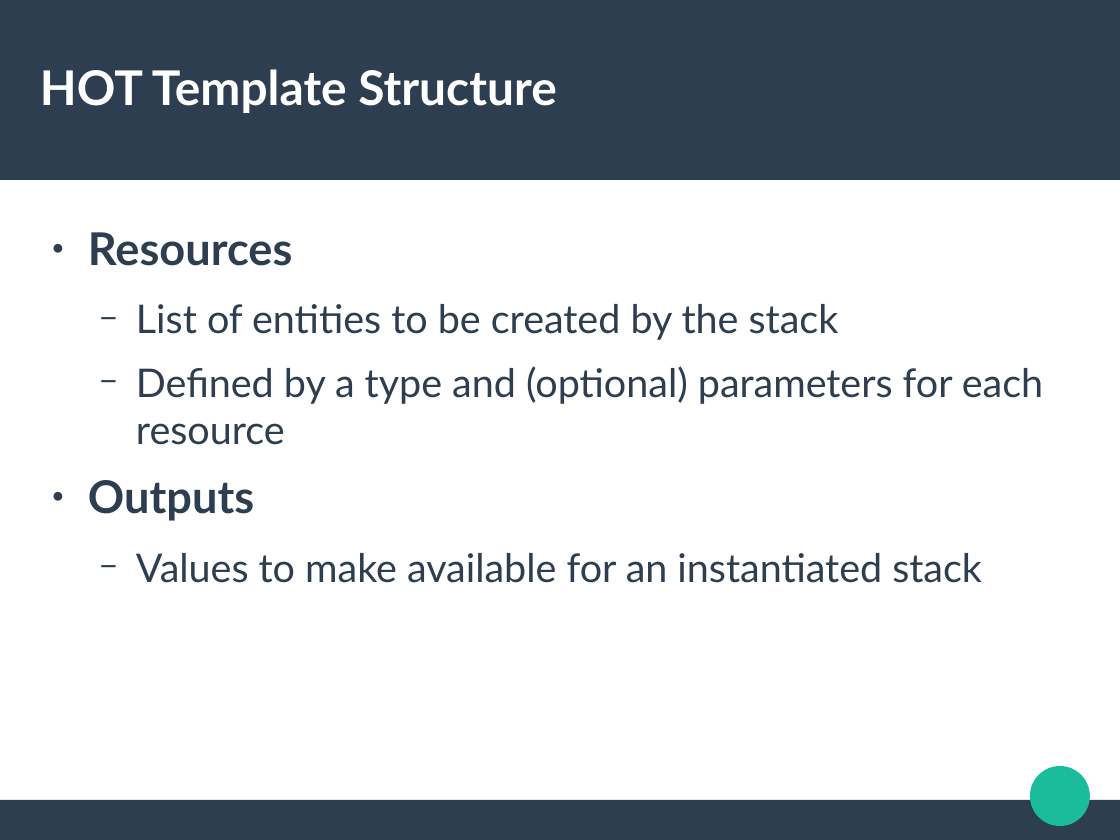
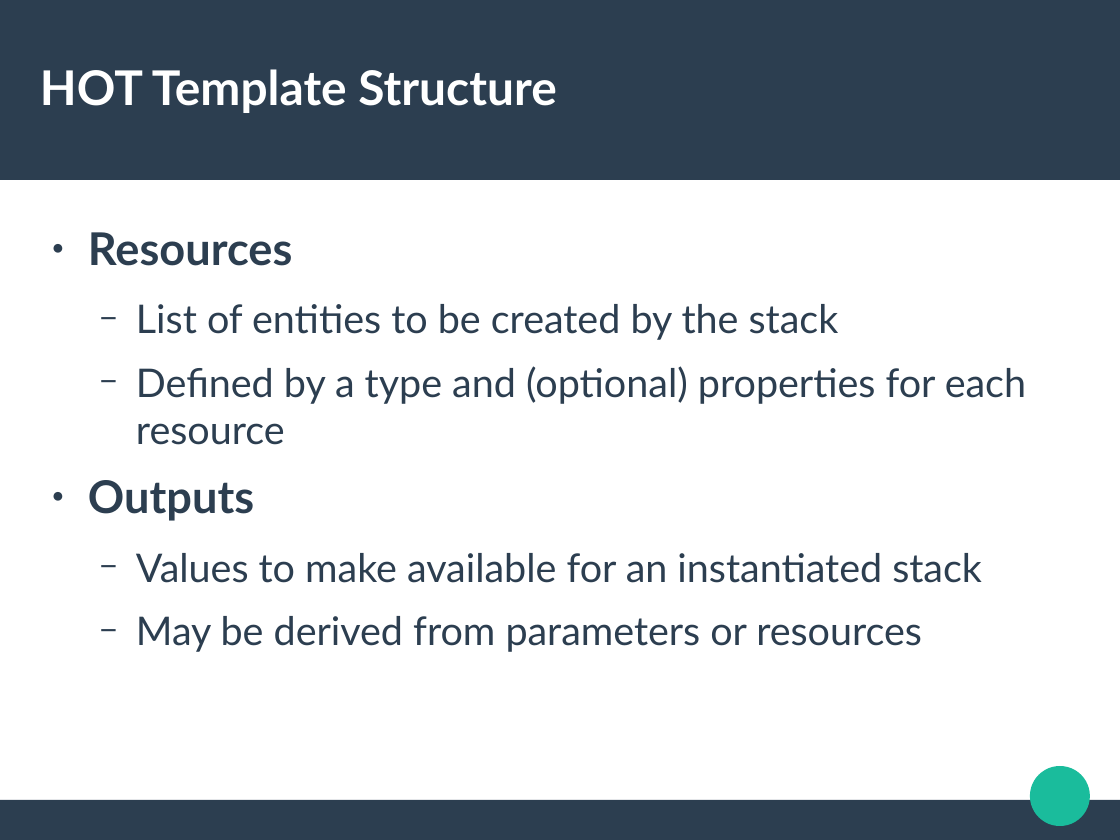
Before and after one commit to jdob/kukri, a slide deck: slide 14 of heat-templates/devconf-demo/devconf-2016.odp (slide 13 before the commit). Drawn at 1120x840 pixels with LibreOffice and Linux fonts; fonts in the diff are those of the drawing. Boxes give left, top, right and bottom in pixels: in the first picture for what was removed or moved away, otherwise in the second. Text is boxed around its words. In the diff, an @@ line names an element or a change of style, - is before the commit and + after.

```diff
--- a/heat-templates/devconf-demo/devconf-2016.odp
+++ b/heat-templates/devconf-demo/devconf-2016.odp
@@ text at [136, 366, 1026, 445]: text changed @@
-  − Defined by a type and (optional) parameters for each resource
+  − Defined by a type and (optional) properties for each resource
@@ text at [136, 616, 922, 652]: paragraph added @@
+  − May be derived from parameters or resources
```
Also in this commit, not shown: 5 other slides changed, 1 slide added.
